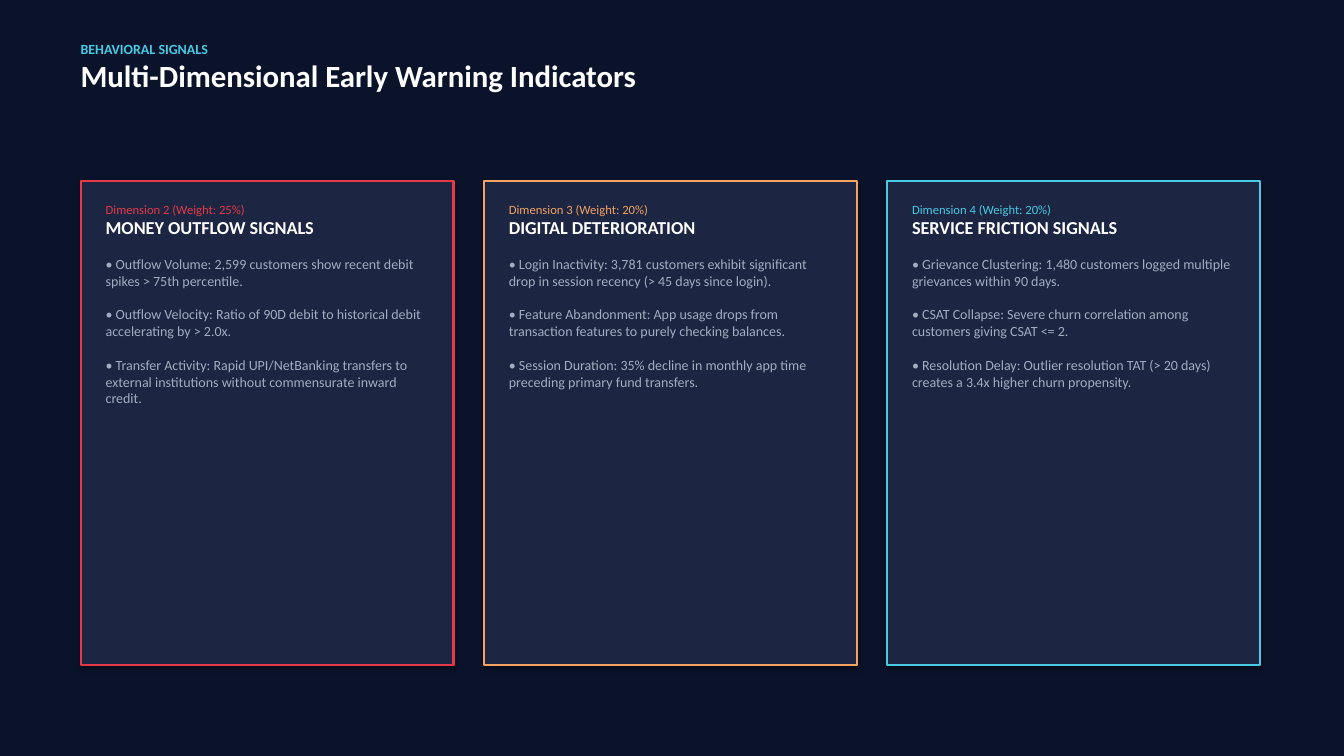
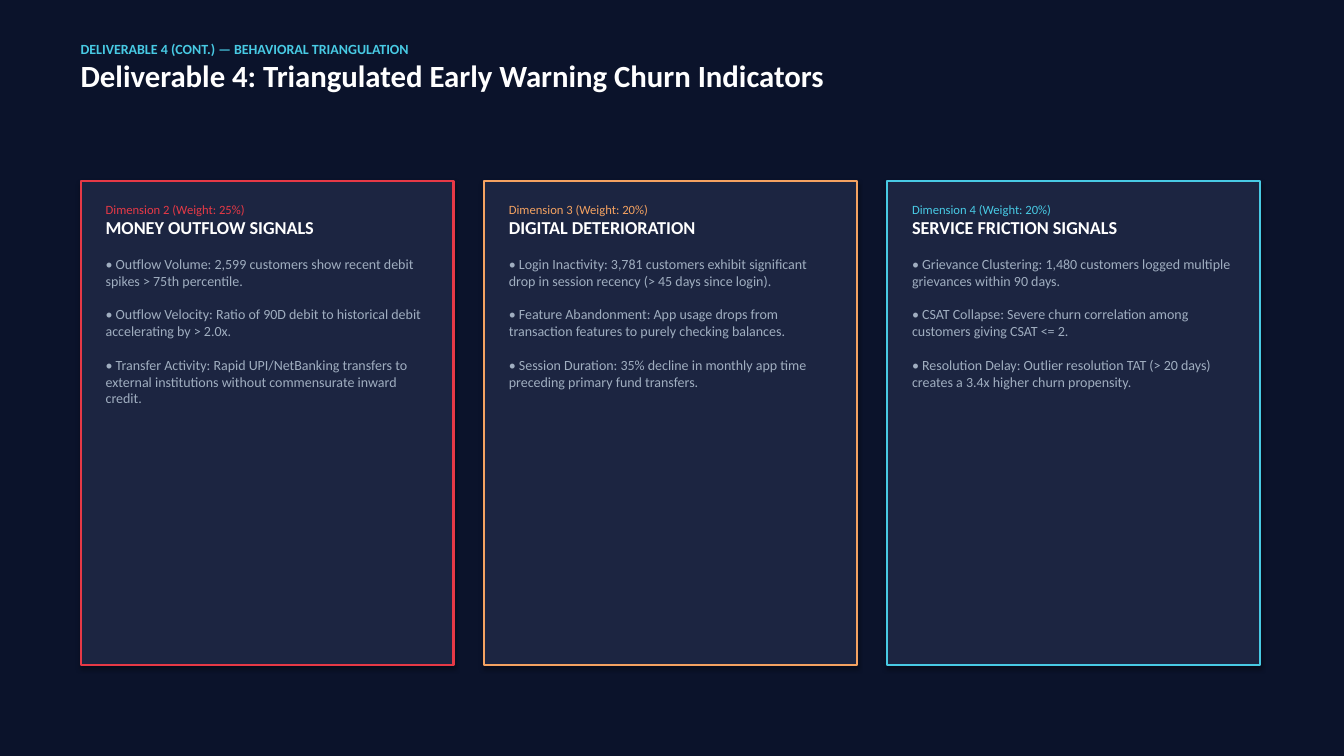
Before and after one commit to Harshul14/Wells-Fargo, a slide deck: slide 9 of output/Apex_Retail_Bank_Executive_Deck.pptx (slide 6 before the commit). Drawn at 1344x756 pixels with LibreOffice and Linux fonts; fonts in the diff are those of the drawing. Boxes give left, top, right and bottom in pixels: in the first picture for what was removed or moved away, otherwise in the second. Text is boxed around its words. In the diff, an @@ line names an element or a change of style, - is before the commit and + after.

Commit message:
fix: reconcile final deliverables and presentation deck to ground-truth figures
- Synchronize PowerPoint decks (14 slides) to verified deposit liabilities (₹131.09 Cr) and churn balance at risk (₹67.33 Cr / 51.37%)
- Update segment at-risk distribution (Wealth: ₹39.73 Cr, Privileged: ₹19.67 Cr, Mass Retail: ₹7.94 Cr)
- Reconcile frontline archetypes (A-F) and top 5 branch hubs (BR004, BR001, BR023, BR014, BR012)
- Update auditor.py and checklist_builder.py to reflect exact ground truth and regenerate audit workbooks
- Synchronize narrative figures across docs (06, 07, 09, 10, FINAL_README, powerbi/README)

```diff
--- a/output/Apex_Retail_Bank_Executive_Deck.pptx
+++ b/output/Apex_Retail_Bank_Executive_Deck.pptx
@@ text at <box>81,44,824,93</box>: text changed @@
-BEHAVIORAL SIGNALS
-Multi-Dimensional Early Warning Indicators
+DELIVERABLE 4 (CONT.) — BEHAVIORAL TRIANGULATION
+Deliverable 4: Triangulated Early Warning Churn Indicators
```
Also in this commit, not shown: 9 other slides changed, 4 slides added, 2 slides removed, 15 other files.
